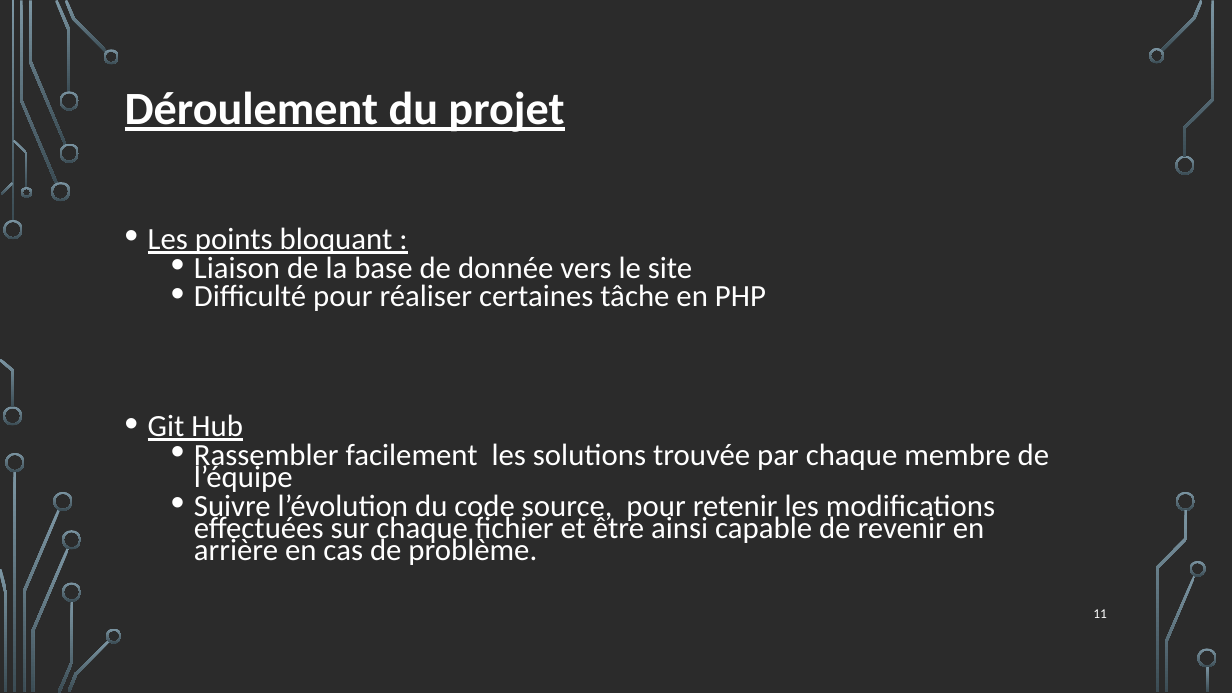
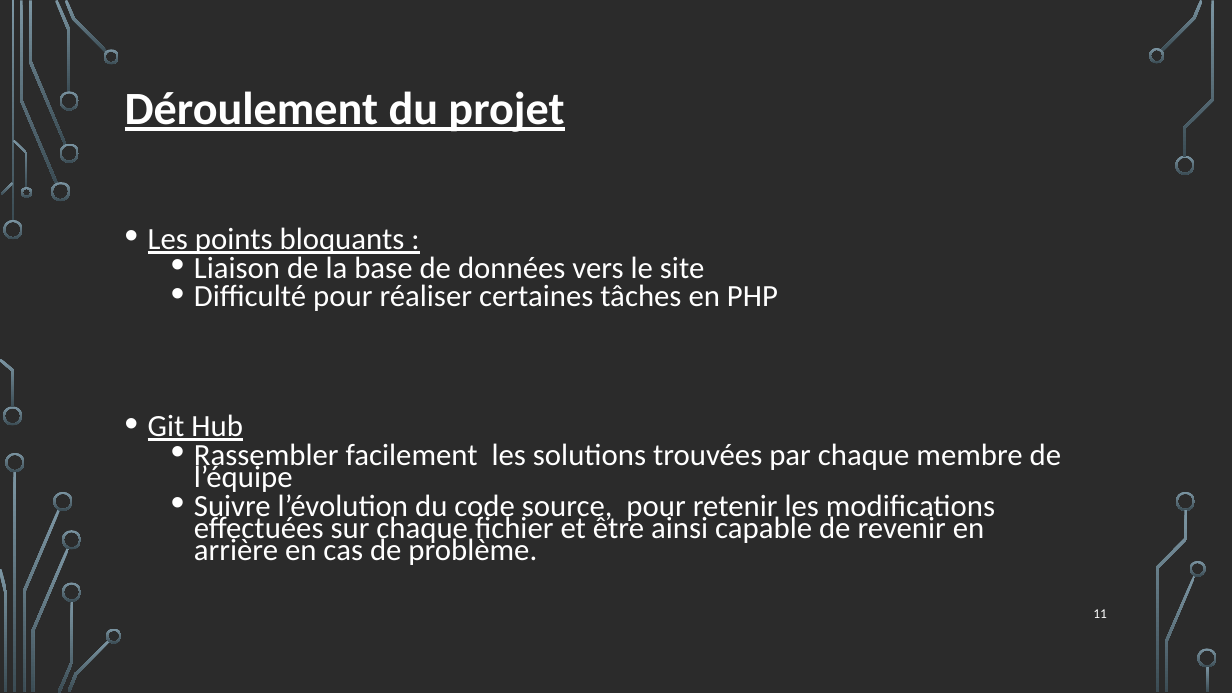
Before and after one commit to SarahGumaa/PPE2, a slide deck: slide 11 of Project-Personnalisé-Encadrée .pptx. Drawn at 1232x693 pixels with LibreOffice and Linux fonts; fonts in the diff are those of the drawing; background and template pictures are left out; a plain dark background stands for a picture behind light text. Boxes give left, top, right and bottom in pixels: in the first picture for what was removed or moved away, otherwise in the second. Text is boxed around its words. In the diff, an @@ line names an element or a change of style, - is before the commit and + after.

Commit message:
powerpoint

```diff
--- a/Project-Personnalisé-Encadrée .pptx
+++ b/Project-Personnalisé-Encadrée .pptx
@@ text at <box>148,227,778,311</box>: text changed @@
-• Les points bloquant :
-  • Liaison de la base de donnée vers le site
-  • Difficulté pour réaliser certaines tâche en PHP
+• Les points bloquants :
+  • Liaison de la base de données vers le site
+  • Difficulté pour réaliser certaines tâches en PHP
@@ text at <box>194,439,1061,495</box>: text changed @@
-  • Rassembler facilement les solutions trouvée par chaque membre de l’équipe
+  • Rassembler facilement les solutions trouvées par chaque membre de l’équipe
```
Also in this commit, not shown: 3 other slides changed.
